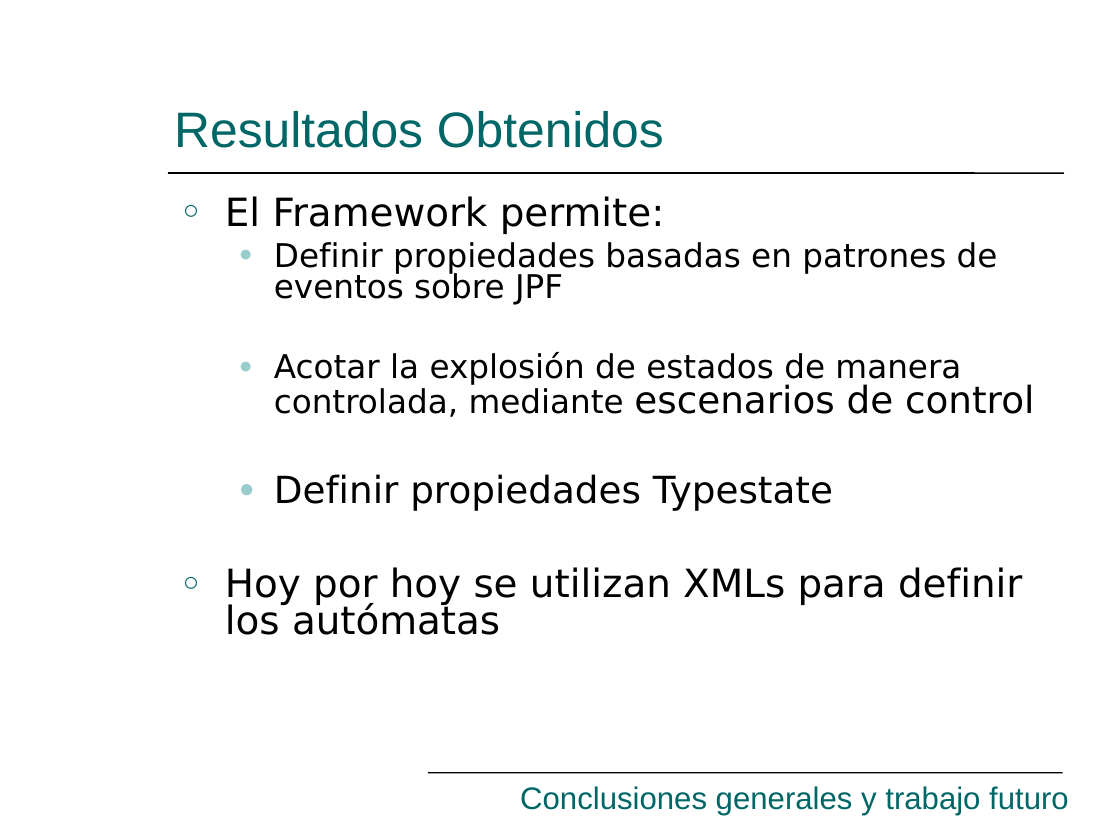
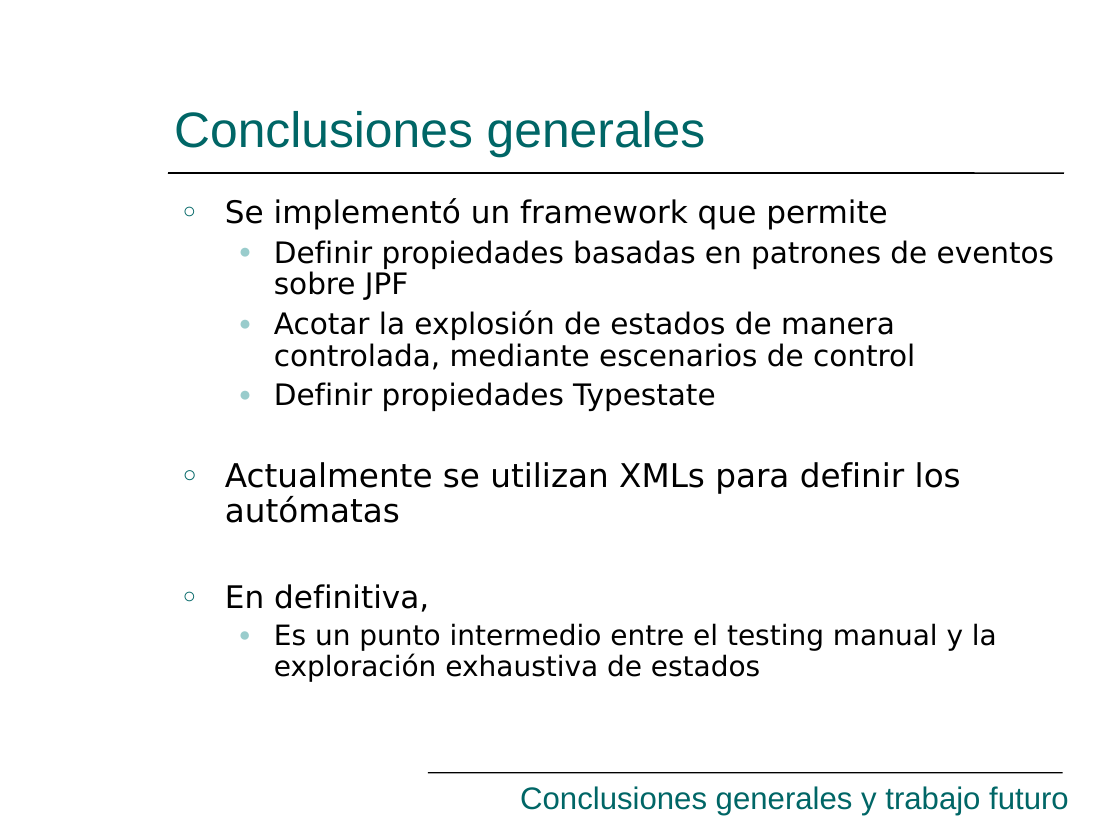
Before and after one commit to hugomelendez/tesis-jpf-2006, a slide deck: slide 30 of tesis-doc/Presentación.ppt (slide 31 before the commit). Drawn at 1120x840 pixels with LibreOffice and Linux fonts; fonts in the diff are those of the drawing. Boxes give left, top, right and bottom in pixels: in the first picture for what was removed or moved away, otherwise in the second. Text is boxed around its words. In the diff, an @@ line names an element or a change of style, - is before the commit and + after.

```diff
--- a/tesis-doc/Presentación.ppt
+++ b/tesis-doc/Presentación.ppt
@@ title at [174,111,706,157]: text changed @@
-Resultados Obtenidos
+Conclusiones generales
@@ text at [225,198,888,229]: text changed; size 25 to 20 pt @@
-○ El Framework permite:
+○ Se implementó un framework que permite
@@ text at [274,240,1054,411]: size 21 to 19 pt in "Definir propiedades basadas en patrones de eventos ...", "Acotar la explosión de estados de manera ..."; size 24 to 19 pt in "escenarios de control", "Definir propiedades Typestate"; line spacing 0.8 to 0.9; less space between paragraphs @@
@@ text at [225,462,997,682]: text changed; size 25 to 18 pt @@
-○ Hoy por hoy se utilizan XMLs para definir los autómatas
+○ Actualmente se utilizan XMLs para definir los autómatas
+○ En definitiva,
+  ● Es un punto intermedio entre el testing manual y la exploración exhaustiva de estados
```
Also in this commit, not shown: 8 other slides changed, 2 slides added, 2 slides removed.
